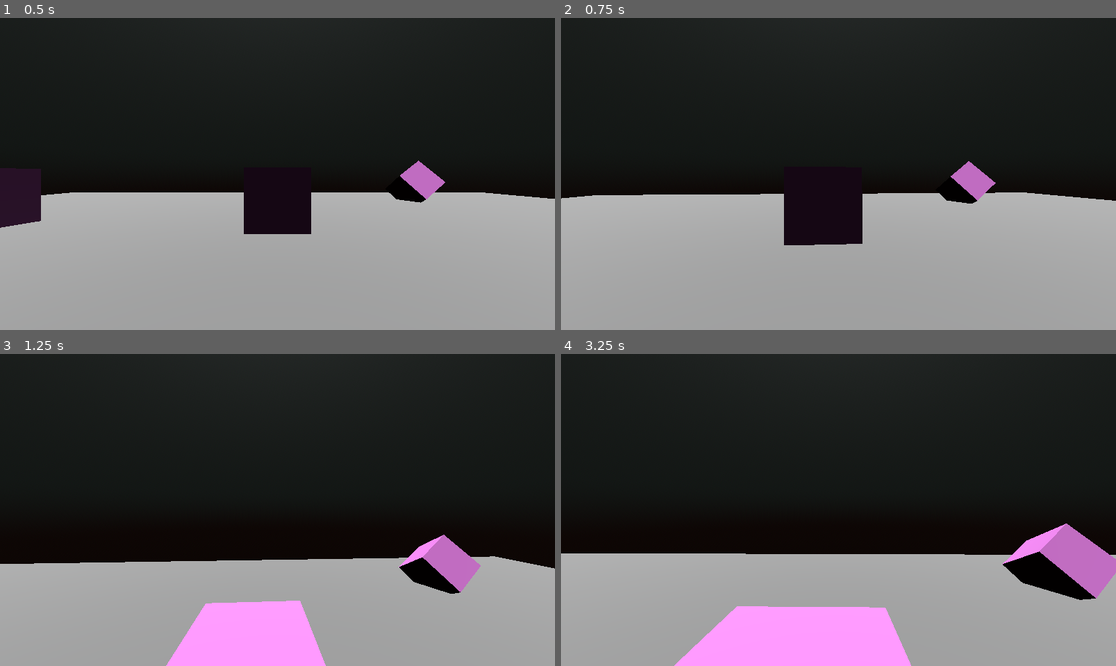
Above: before the commit, frames 1-4 (two rows, left to right).
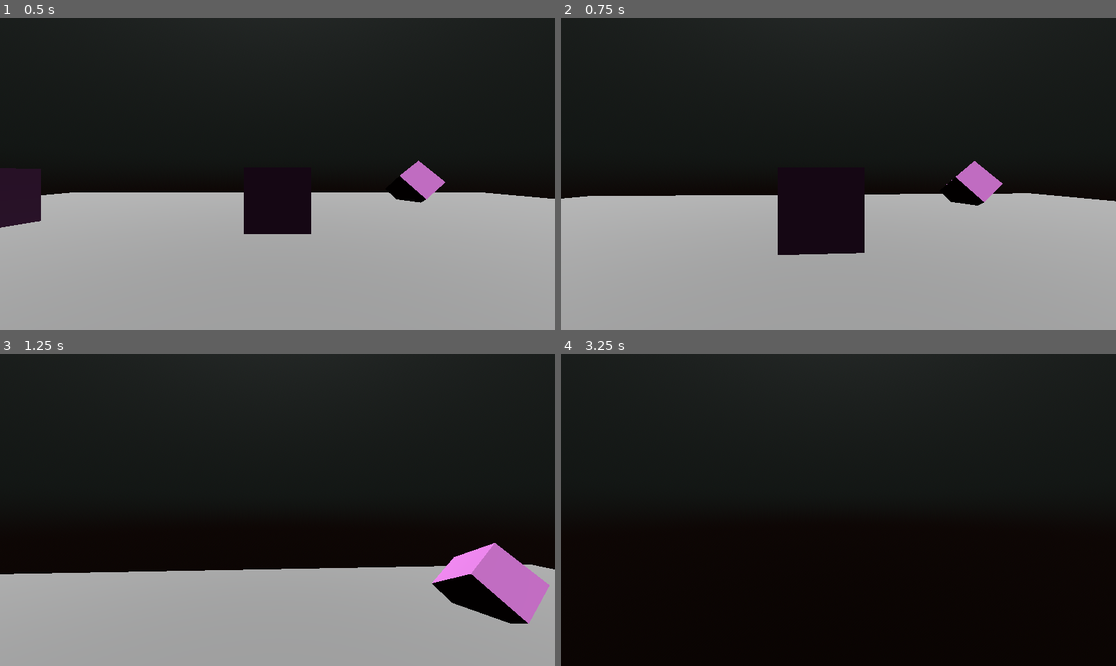
Above: after the commit, the same moments.

Repository: ZoeTheFox/Dusk_Game
Game: Godot game, scene res://FirstPersonController/TestScene.tscn
The game is run twice, just before and just after one commit, with the same random seed, the same clock (stepped at 60 frames per second) and the same inputs.
Inputs (mouse positions are in pixels of both pictures, inside the frame that each line leads up to):
- Up to frame 1 (0.5 s): no input
- Up to frame 2 (0.75 s): move the mouse to (866, 174) at 0.52 s; hold W (walk_forwards) from 0.53 s (still down); hold Shift (run, bound only after the commit) from 0.53 s (still down)
- Up to frame 3 (1.25 s): keep holding W (walk_forwards); keep holding Shift (run, bound only after the commit); tap Space (jump) at 0.77 s
- Up to frame 4 (3.25 s): keep holding W (walk_forwards); move the mouse to (810, 510) at 1.27 s; release Shift (run, bound only after the commit) at 1.28 s; tap Shift (run, bound only after the commit) at 1.35, 2.85 s; tap Space (jump) at 1.52, 3.02 s; move the mouse to (849, 503) at 2.02 s; hold Shift (run, bound only after the commit) 2.03-2.78 s; move the mouse to (832, 516) at 2.77 s

Frame 1 is identical in both runs. In frame 2, 1.2% of the frame differs, in the area x 0-100%, y 45-76%; in frame 3, 11%; in frame 4, 36%, in the area x 0-100%, y 54-100%.

Commit message:
meow

Diff:
--- a/Dusk/FirstPersonController/Player.tscn
+++ b/Dusk/FirstPersonController/Player.tscn
@@ -1,18 +1,19 @@
-[gd_scene load_steps=3 format=3 uid="uid://brh07riyg1qv0"]
+[gd_scene load_steps=4 format=3 uid="uid://brh07riyg1qv0"]
 
 [ext_resource type="Script" path="res://FirstPersonController/PlayerController.gd" id="1_gxowu"]
+[ext_resource type="Script" path="res://FirstPersonController/PlayerCamera.gd" id="2_3llqn"]
 
 [sub_resource type="CapsuleShape3D" id="CapsuleShape3D_sy628"]
 radius = 0.354975
 height = 1.8019
 
-[node name="Player" type="CharacterBody3D" node_paths=PackedStringArray("twist_pivot", "pitch_pivot")]
+[node name="Player" type="CharacterBody3D" node_paths=PackedStringArray("twist_pivot", "pitch_pivot", "camera")]
 script = ExtResource("1_gxowu")
 twist_pivot = NodePath("Head/TwistPivot")
 pitch_pivot = NodePath("Head/TwistPivot/PitchPivot")
-speed = 3.0
 acceleration = 12.0
 decceleration = 8.0
+camera = NodePath("Head/TwistPivot/PitchPivot/PlayerCamera")
 
 [node name="Collider" type="CollisionShape3D" parent="."]
 shape = SubResource("CapsuleShape3D_sy628")
@@ -24,3 +25,4 @@
 [node name="PitchPivot" type="Node3D" parent="Head/TwistPivot"]
 
 [node name="PlayerCamera" type="Camera3D" parent="Head/TwistPivot/PitchPivot"]
+script = ExtResource("2_3llqn")
--- /dev/null
+++ b/Dusk/FirstPersonController/PlayerCamera.gd
@@ -0,0 +1,26 @@
+
+extends Camera3D
+
+# Bobbing parameters
+var bobbing_speed = 4.0 # Speed of the bobbing. Adjust based on player speed.
+var bobbing_amount = 0.05 # How much the camera moves up and down.
+
+# Tracking variables
+var timer = 0.0 # Keep track of the time to calculate the bobbing position.
+var target_position_y = 0.0 # Target y position of the camera.
+var original_position_y = 0.0 # Original y position of the camera to return to.
+
+
+# Called when the node enters the scene tree for the first time.
+func _ready():
+	pass # Replace with function body.
+
+func head_bobbing(strength : float):
+	timer += get_process_delta_time() * bobbing_speed
+	var bobbing_offset = sin(timer) * bobbing_amount
+	target_position_y = original_position_y + bobbing_offset
+
+	# Smoothly interpolate the camera's position to create a smooth bobbing effect
+	var camera_position = transform.origin
+	camera_position.y = lerp(camera_position.y, target_position_y, get_process_delta_time() * bobbing_speed)
+	transform.origin = camera_position
--- a/Dusk/FirstPersonController/PlayerController.gd
+++ b/Dusk/FirstPersonController/PlayerController.gd
@@ -13,7 +13,10 @@
 var pitch_pivot : Node3D
 
 @export
-var speed = 5.0
+var walking_speed = 3.0
+
+@export
+var running_speed = 5.0
 
 @export
 var jump_velocity = 4.5
@@ -27,9 +30,12 @@
 # Get the gravity from the project settings to be synced with RigidBody nodes.
 var gravity = ProjectSettings.get_setting("physics/3d/default_gravity")
 
-var old_velocity := Vector3(0,0,0)
+@export
+var camera : Camera3D
 
 func _physics_process(delta):
+	var speed = walking_speed
+
 	# Add the gravity.
 	if not is_on_floor():
 		velocity.y -= gravity * delta
@@ -42,9 +48,10 @@
 	# As good practice, you should replace UI actions with custom gameplay actions.
 	var input_dir = Input.get_vector("walk_left", "walk_right", "walk_forwards", "walk_backwards")
 
+	if (Input.is_action_pressed("run")):
+		speed = running_speed
 
-
-	var direction = (transform.basis * $Head/TwistPivot/PitchPivot/PlayerCamera.global_transform.basis * Vector3(input_dir.x, 0, input_dir.y)).normalized()
+	var direction = (transform.basis * camera.global_transform.basis * Vector3(input_dir.x, 0, input_dir.y)).normalized()
 
 	var target_velocity = direction * speed
 
@@ -52,27 +59,19 @@
 		velocity.x = lerp(velocity.x, target_velocity.x, delta * (acceleration if input_dir != Vector2.ZERO else decceleration))
 		velocity.z = lerp(velocity.z, target_velocity.z, delta * (acceleration if input_dir != Vector2.ZERO else decceleration))
 
+	if (is_on_floor() and velocity.length() > 0):
+		camera.head_bobbing(10)
+
 	print(target_velocity)
 	print(velocity)
-
-	#if direction:
-	#	velocity.x = direction.x * speed
-	#	velocity.z = direction.z * speed
-	#else:
-	#	velocity.x = move_toward(velocity.x, 0, 1)
-	#	velocity.z = move_toward(velocity.z, 0, 1)
-
-	old_velocity = velocity
 
 	print(is_on_floor())
 
 	move_and_slide()
 
-
 # Called when the node enters the scene tree for tshe first time.
 func _ready():
 	Input.set_mouse_mode(Input.MOUSE_MODE_CAPTURED)
-
 
 # Called every frame. 'delta' is the elapsed time since the previous frame.
 func _process(delta):
--- a/Dusk/project.godot
+++ b/Dusk/project.godot
@@ -42,3 +42,9 @@
 "events": [Object(InputEventKey,"resource_local_to_scene":false,"resource_name":"","device":-1,"window_id":0,"alt_pressed":false,"shift_pressed":false,"ctrl_pressed":false,"meta_pressed":false,"pressed":false,"keycode":0,"physical_keycode":32,"key_label":0,"unicode":32,"echo":false,"script":null)
 ]
 }
+run={
+"deadzone": 0.5,
+"events": [Object(InputEventKey,"resource_local_to_scene":false,"resource_name":"","device":-1,"window_id":0,"alt_pressed":false,"shift_pressed":false,"ctrl_pressed":false,"meta_pressed":false,"pressed":false,"keycode":0,"physical_keycode":4194325,"key_label":0,"unicode":0,"echo":false,"script":null)
+, Object(InputEventMouseButton,"resource_local_to_scene":false,"resource_name":"","device":-1,"window_id":0,"alt_pressed":false,"shift_pressed":false,"ctrl_pressed":false,"meta_pressed":false,"button_mask":0,"position":Vector2(0, 0),"global_position":Vector2(0, 0),"factor":1.0,"button_index":8,"canceled":false,"pressed":false,"double_click":false,"script":null)
+]
+}
